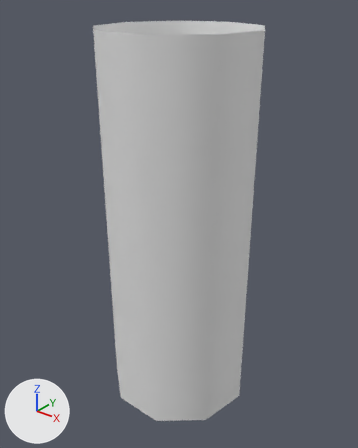
A saved change to the FBX model Assets/Models/Pod.fbx.
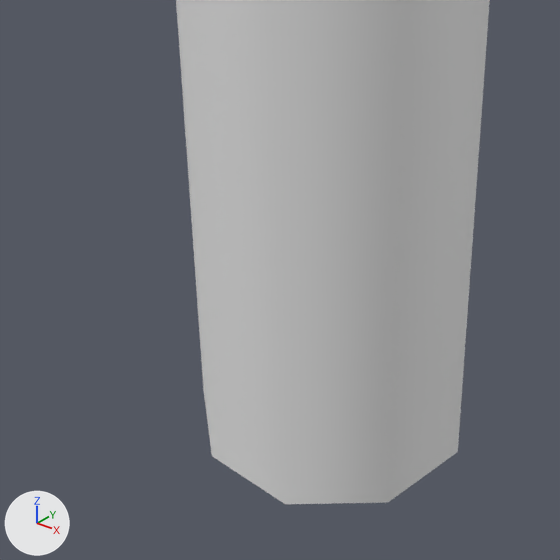
There are two pictures of each version: one whole from a camera (50 mm lens) standing at (2.96, -3.71, 4.35) and looking at (-0.03, 0.03, 2.03), one close up on the part from 5% to 81% of the width and 40% to 100% of the height. The lights are fixed; the arrows at lower left show +X, +Y and +Z. Where no turn or scale is listed for an object, it has been applied to the vertices.

Names of what the first close-up shows: 'Pod'.
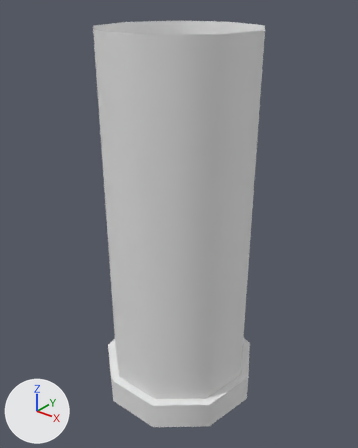
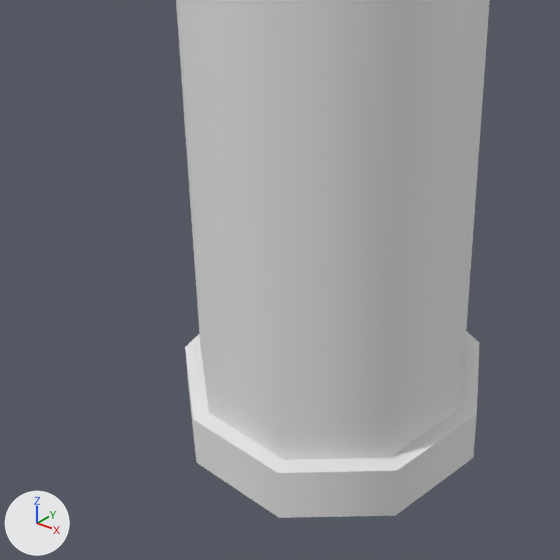
Where the newer file only moved an object's origin or applied its transform, the numbers keep the older frame.

What differs and where, as boxes (x1, y1, x2, y2) in the close-ups (560 x 560 px):
'CordHolder', added: after (185, 331, 479, 518)

What the commit changed:
Material 'M_Room' (mat_m_room) is new.
Its base color is (0.8, 0.8, 0.8) (white #e7e7e7).
Its roughness is 0.69.
Mesh me_cordholder is new.
It has 83 vertices, 90 faces and spans x -0.88..0.88, y -0.83..0.9, z 0.0..0.86.
It uses material mat_m_room (white #e7e7e7).
Object 'CordHolder' (ob_cordholder) is new; it shows me_cordholder.
Its location is (0.0, 0.0, 0.0).
